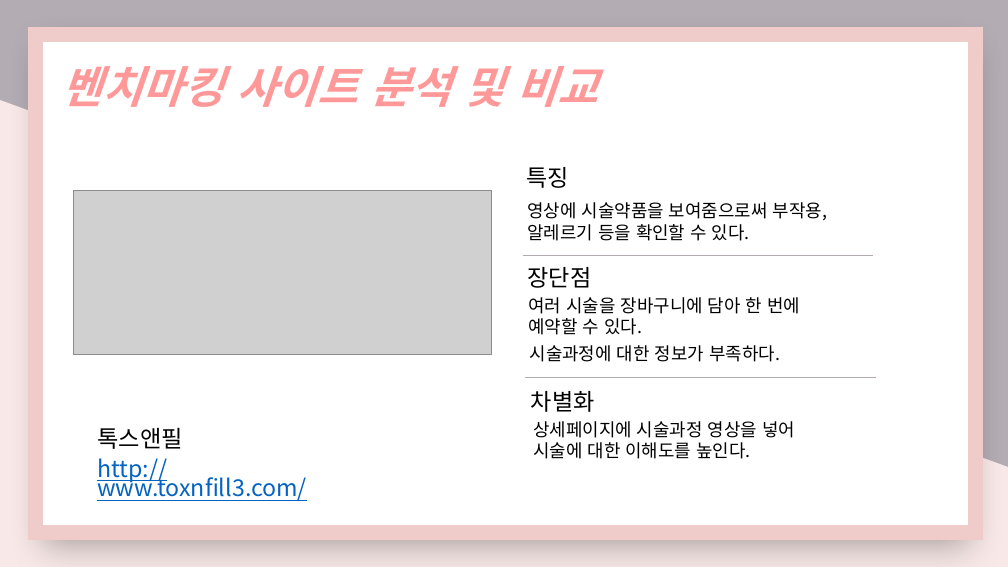
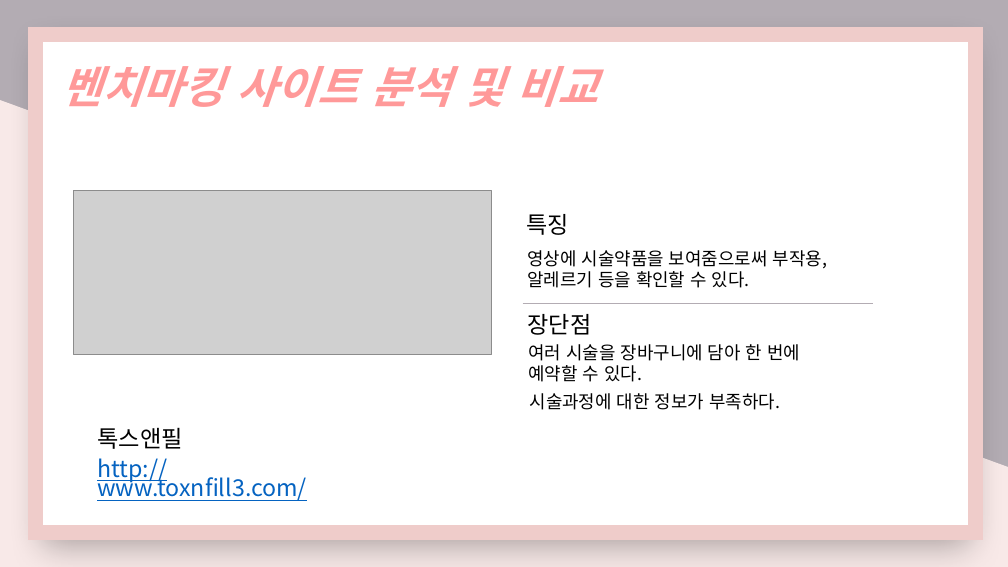
Before and after one commit to nimi2838/thecare, a slide deck: slide 7 of 졸작 기획서.pptx (slide 8 before the commit). Drawn at 1008x567 pixels with LibreOffice and Linux fonts; fonts in the diff are those of the drawing; grey boxes stand for pictures. Boxes give left, top, right and bottom in pixels: in the first picture for what was removed or moved away, otherwise in the second. Text is boxed around its words. In the diff, an @@ line names an element or a change of style, - is before the commit and + after.

```diff
--- a/졸작 기획서.pptx
+++ b/졸작 기획서.pptx
@@ 5 texts, 1 line: place and size @@
-5 texts, 1 line at [523,167,873,362]
+5 texts, 1 line at [523,214,873,410]
@@ line removed from (525, 377) to (876, 377) @@
@@ text removed at [531,391,595,412] @@
-차별화
@@ text removed at [533,421,795,459] @@
-상세페이지에 시술과정 영상을 넣어
-시술에 대한 이해도를 높인다.
```
Also in this commit, not shown: 4 other slides changed, 1 slide removed.
